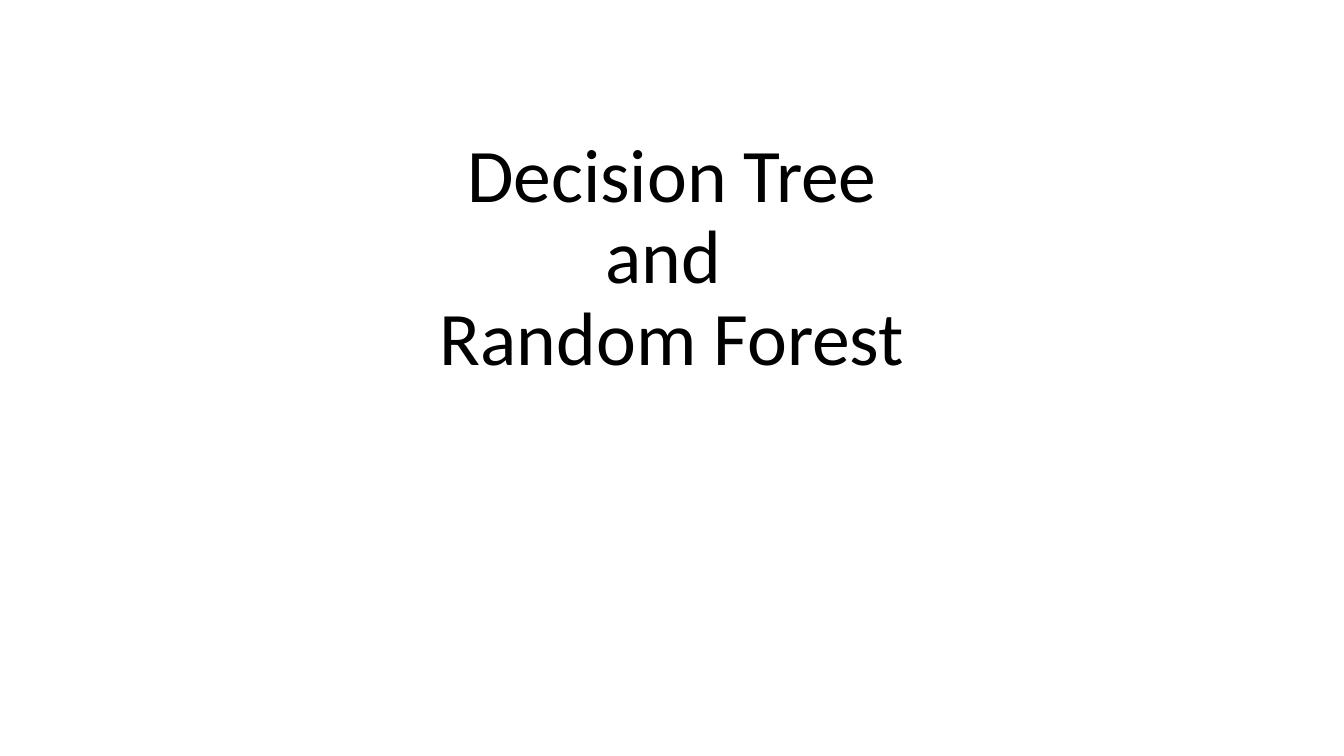
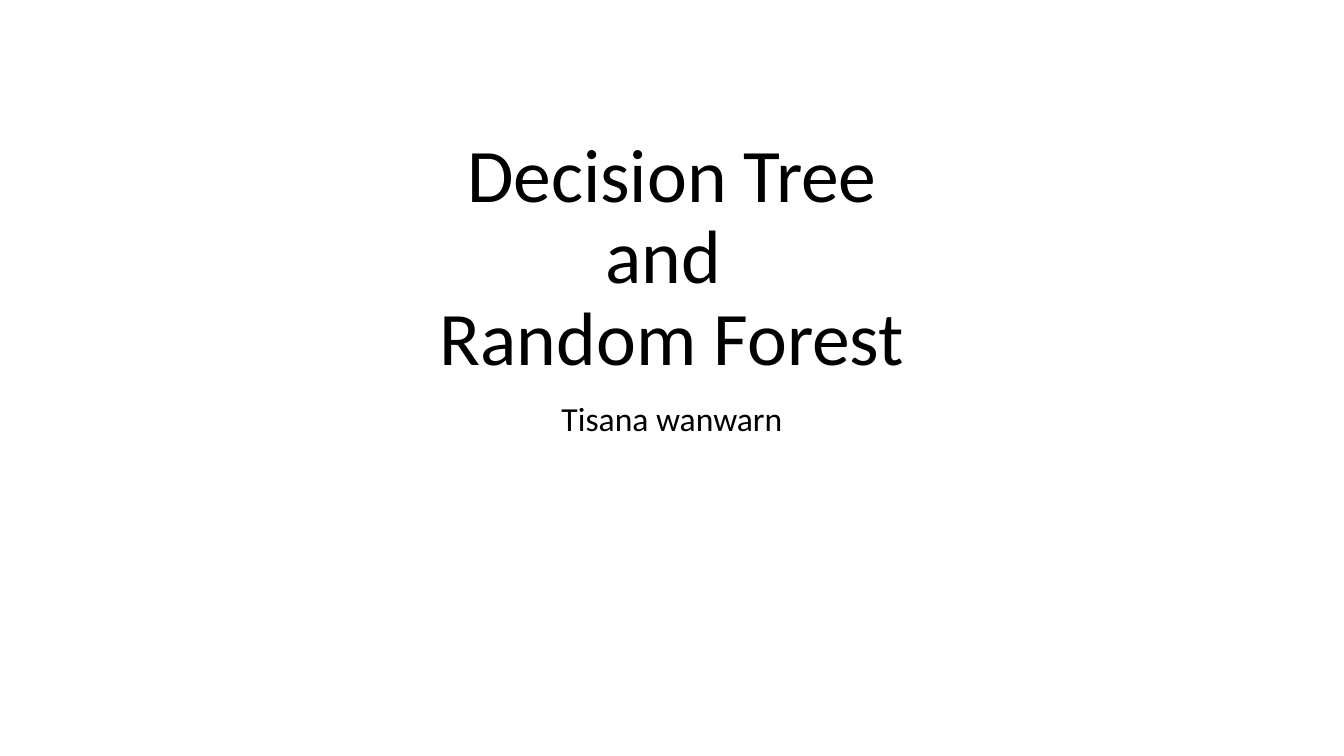
Before and after one commit to gucino/Machine-Learning, a slide deck: slide 1 of Decision_tree_and_Random_forest.pptx. Drawn at 1344x756 pixels with LibreOffice and Linux fonts; fonts in the diff are those of the drawing. Boxes give left, top, right and bottom in pixels: in the first picture for what was removed or moved away, otherwise in the second. Text is boxed around its words. In the diff, an @@ line names an element or a change of style, - is before the commit and + after.

```diff
--- a/Decision_tree_and_Random_forest.pptx
+++ b/Decision_tree_and_Random_forest.pptx
@@ subtitle added at [561, 408, 782, 432], 24 pt, text #000000 @@
+Tisana wanwarn
```
Also in this commit, not shown: 8 slides added, 1 slide removed.
